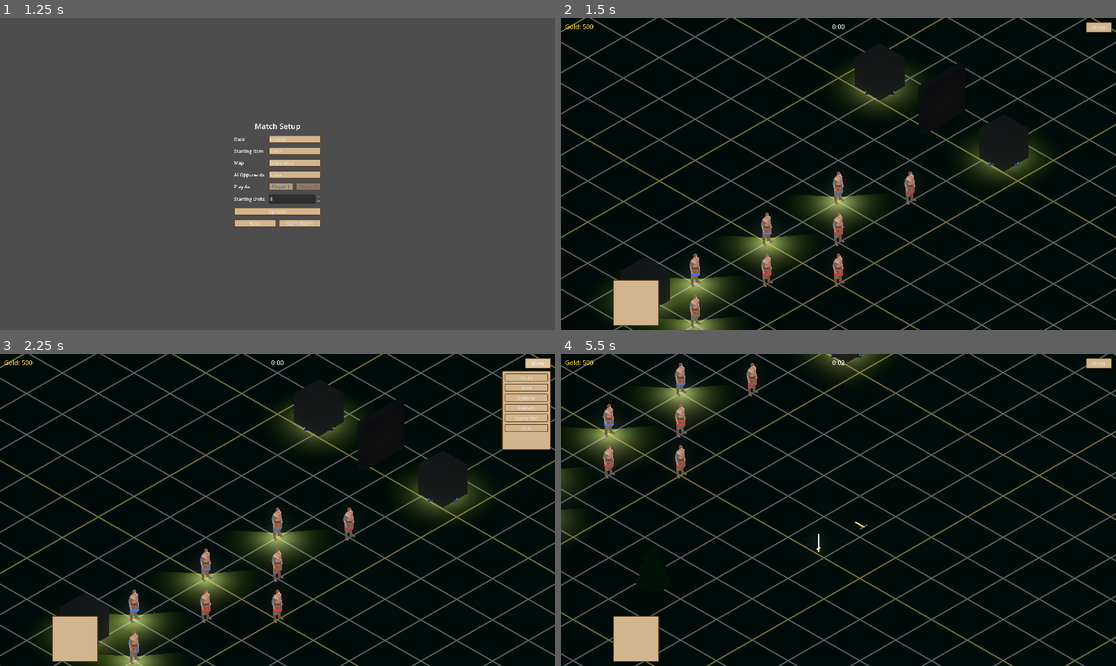
Above: before the commit, frames 1-4 (two rows, left to right).
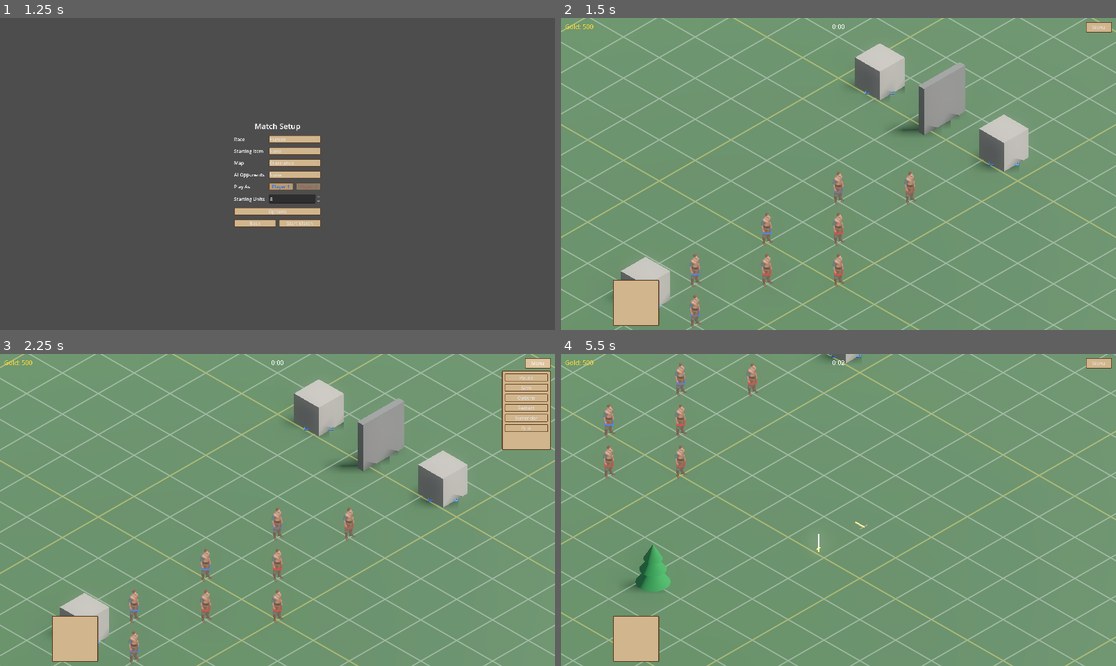
Above: after the commit, the same moments.

Repository: wesleywesleyadams-debug/Aegis-Matrix
Game: Godot game, scene res://scenes/TitleMenu.tscn
Two runs of this game, one before a commit and one after it. Both use one fixed random seed, a clock stepped at 60 frames per second and the inputs below.
Inputs (mouse positions are in pixels of both pictures, inside the frame that each line leads up to):
- Up to frame 1 (1.25 s): click "New Game" at 0.5 s
- Up to frame 2 (1.5 s): click "Start Match" at 1.25 s
- Up to frame 3 (2.25 s): click "Menu" at 2 s
- Up to frame 4 (5.5 s): click "Restart" at 2.75 s; tap Enter at 3.5 s; move the mouse to (960, 494) at 3.52 s; hold S (cam_down) 3.53-4.25 s; click (960, 494) at 3.67 s; drag from (727, 525) to (810, 572) at 4.27 s; move the mouse to (894, 441) at 5.02 s; hold D (cam_right) from 5.03 s (still down); click (894, 441) at 5.17 s

Frame 1 is identical in both runs. In frame 2, 97% of the frame differs, in the area x 0-100%, y 0-100%; in frame 3, 95%; in frame 4, 98%.

Commit message:
Remove vision/fog-of-war lighting effects
Restore normal sun/ambient scene lighting and drop the per-entity
OmniLight3D torch (Entity.vision_light) and the world-darkening it
required. Fog-of-war hide/reveal logic is untouched -- it was already
driven by vision_range + has_line_of_sight(), not by the lights
themselves.

Co-Authored-By: Claude Sonnet 5 <noreply@anthropic.com>

Diff:
--- a/scripts/RTSController.gd
+++ b/scripts/RTSController.gd
@@ -31,8 +31,6 @@
 @onready var portrait_panel: Control = $UI/PortraitPanel
 @onready var equipment_panel: Control = $UI/EquipmentPanel/Background
 @onready var debug_grid: MeshInstance3D = $DebugGrid
-@onready var world_environment: WorldEnvironment = $WorldEnvironment
-@onready var sun: DirectionalLight3D = $DirectionalLight3D
 
 var _selected_units: Array[Node] = []
 var _dragging: bool = false
@@ -69,7 +67,6 @@
 	else:
 		_apply_starting_unit_count()
 	_assign_players()
-	_darken_world_lighting()
 
 	equipment_panel.item_right_clicked.connect(_on_equipment_item_right_clicked)
 	_refresh_equipment_panel()
@@ -722,21 +719,6 @@
 		return null
 	return collider
 
-## Fog of war implemented as real lighting rather than a fake overlay: kill
-## the sun and ambient light so nothing is visible by default, then give
-## every human-owned entity its own OmniLight3D (see Entity.vision_light)
-## sized to its vision_range -- what's lit *is* what's currently seen, no
-## separate visibility mask to keep in sync with vision_range changes.
-## Small enough that unlit terrain/units still read as murky silhouettes
-## rather than pure black -- a little visual legibility (you can tell
-## there's ground, and roughly where things are) without actually
-## revealing anything fog is supposed to hide.
-const AMBIENT_FLOOR_ENERGY: float = 0.08
-
-func _darken_world_lighting() -> void:
-	sun.light_energy = 0.0
-	world_environment.environment.ambient_light_energy = AMBIENT_FLOOR_ENERGY
-
 ## Reveals/hides every non-human-owned unit and building based on whether
 ## any human-owned entity currently has it within vision_range and a clear
 ## has_line_of_sight() to it. Enemy units vanish the instant they drop out
@@ -752,10 +734,6 @@
 		if entity.is_player_controlled():
 			friendly.append(entity)
 
-	# Human-owned entities are the actual light sources -- always lit.
-	for entity in friendly:
-		entity.vision_light.visible = true
-
 	for unit in get_tree().get_nodes_in_group("units"):
 		if unit.is_player_controlled():
 			continue
@@ -767,11 +745,6 @@
 		if _is_seen_by_any(building, friendly):
 			building.ever_seen = true
 		building.visible = building.ever_seen
-		# A remembered building keeps its own light on permanently, the same
-		# way its visibility no longer depends on current vision either --
-		# otherwise it'd render as an unlit black silhouette once out of
-		# range again instead of actually looking "revealed".
-		building.vision_light.visible = building.ever_seen
 
 func _is_seen_by_any(entity: Node3D, friendly: Array) -> bool:
 	for watcher in friendly:
--- a/scripts/entities/Entity.gd
+++ b/scripts/entities/Entity.gd
@@ -76,14 +76,6 @@
 var _attack_cooldown_remaining: float = 0.0
 var _attacking: bool = false
 
-## Real light, not a fake overlay -- fog of war works by killing the sun/
-## ambient light (see RTSController._darken_world_lighting) and having only
-## human-owned entities (and remembered enemy buildings) actually cast
-## light, sized to vision_range. Whoever owns this light is decided by
-## RTSController._update_fog_of_war (toggles .visible), not here -- Entity
-## has no business knowing about GameState/human_player_id.
-var vision_light: OmniLight3D
-
 ## Debug visualization of the has_line_of_sight() check against attack_target
 ## -- a thin line from this entity to its target, green when clear and red
 ## when something on SIGHT_OBSTACLE_MASK is blocking it. Only shown while an
@@ -169,20 +161,6 @@
 		attack_hitbox.body_entered.connect(_on_attack_hitbox_body_entered)
 	_update_belt_color()
 	health_bar.set_fill_color(PLAYER_COLORS.get(player_id, Color.WHITE))
-
-	vision_light = OmniLight3D.new()
-	vision_light.omni_range = vision_range
-	vision_light.light_energy = 4.0
-	vision_light.light_color = Color(1.0, 0.85, 0.6) # warm torchlight, not a flat white glow
-	# High attenuation exponent = light stays near full strength for most of
-	# omni_range then drops off sharply right near the edge, instead of a
-	# smooth gradual fade -- reads as a defined boundary (where sight
-	# actually ends) rather than a soft glow with no clear edge.
-	vision_light.omni_attenuation = 4.0
-	vision_light.shadow_enabled = true # obstacles (Wall, buildings, ...) actually block vision light
-	vision_light.visible = false
-	add_child(vision_light)
-	vision_light.position = Vector3(0, 1.0, 0)
 
 	_sight_line_mesh = ImmediateMesh.new()
 	_sight_line_mat = StandardMaterial3D.new()
